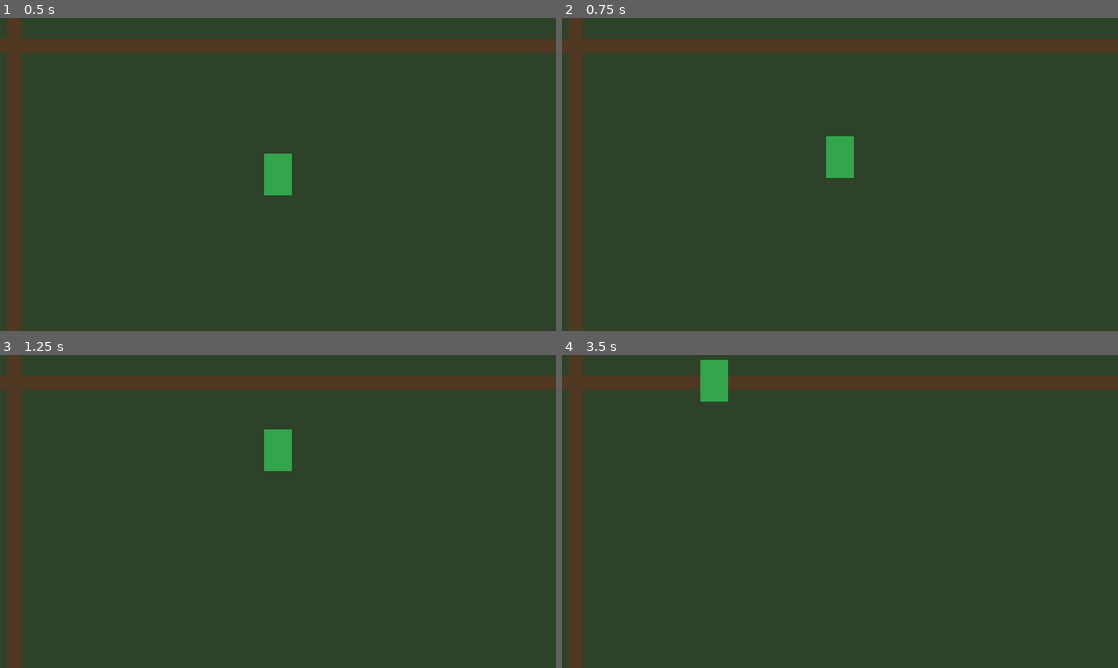
Above: before the commit, frames 1-4 (two rows, left to right).
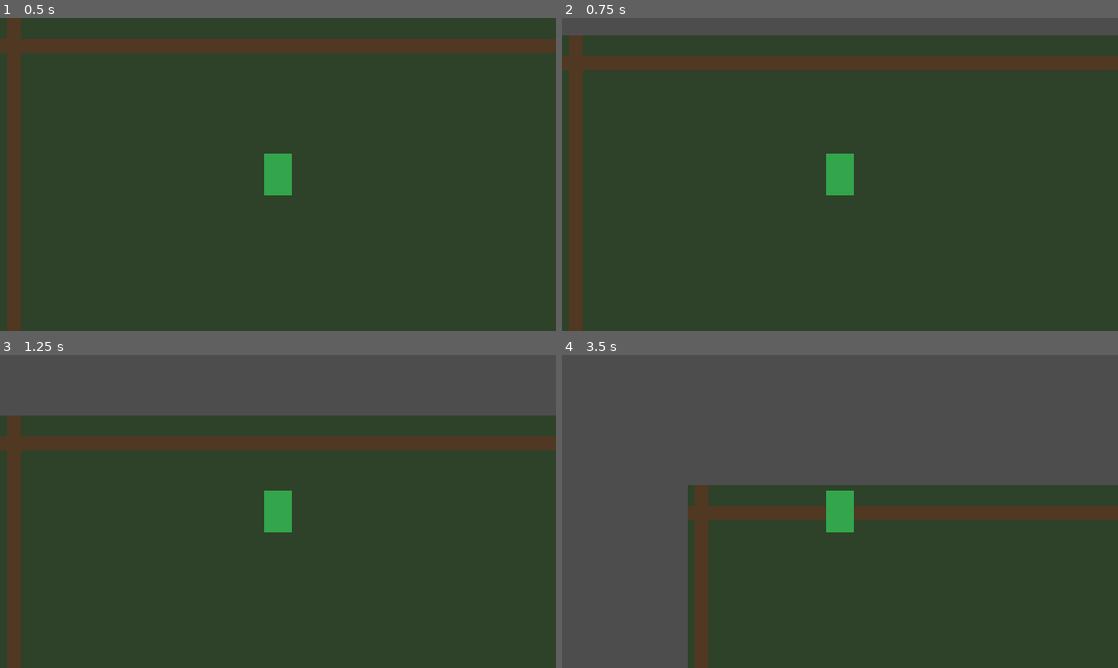
Above: after the commit, the same moments.

Repository: stasar14-rgb/Harvest-Dream
Game: Godot game, scene res://scenes/main.tscn
Two runs of this game, one before a commit and one after it. Both use one fixed random seed, a clock stepped at 60 frames per second and the inputs below.
Inputs:
- Up to frame 1 (0.5 s): no input
- Up to frame 2 (0.75 s): tap Enter at 0.5 s; hold W (move_up) from 0.53 s (still down)
- Up to frame 3 (1.25 s): keep holding W (move_up)
- Up to frame 4 (3.5 s): release W (move_up) at 2.03 s; hold A (move_left) from 2.03 s (still down)

Frame 1 is identical in both runs. In frame 2, 15% of the frame differs, in the area x 0-100%, y 0-57%; in frame 3, 25%; in frame 4, 60%, in the area x 0-100%, y 0-100%.
Error after the commit: Cannot call method 'get_child_count' on a null value. (res://scripts/main.gd:12)

Commit message:
Platziere Player über benannte Spawnpunkte

Diff:
--- a/scripts/main.gd
+++ b/scripts/main.gd
@@ -1,10 +1,37 @@
 extends Node
 
-@onready var current_area: GameArea = $TestArea
+@export var start_spawn_id: StringName = &"default"
+
+@onready var area_container: Node2D = $AreaContainer
+@onready var player: CharacterBody2D = $Player
 @onready var player_camera: Camera2D = $Player/Camera2D
 
+var current_area: GameArea
+
 func _ready() -> void:
+	if area_container.get_child_count() == 0:
+		push_error("AreaContainer enthält kein Areal.")
+		return
+
+	current_area = area_container.get_child(0) as GameArea
+	if current_area == null:
+		push_error("Das geladene Areal verwendet nicht die GameArea-Grundlage.")
+		return
+
 	_apply_camera_bounds(current_area.get_camera_bounds())
+	place_player_at_spawn(start_spawn_id)
+
+func place_player_at_spawn(spawn_id: StringName = &"") -> bool:
+	if current_area == null:
+		push_error("Es ist kein gültiges Areal geladen.")
+		return false
+
+	var spawn_point := current_area.get_spawn_point(spawn_id)
+	if spawn_point == null:
+		return false
+
+	player.global_position = spawn_point.global_position
+	return true
 
 func _apply_camera_bounds(bounds: Rect2i) -> void:
 	player_camera.limit_left = bounds.position.x
